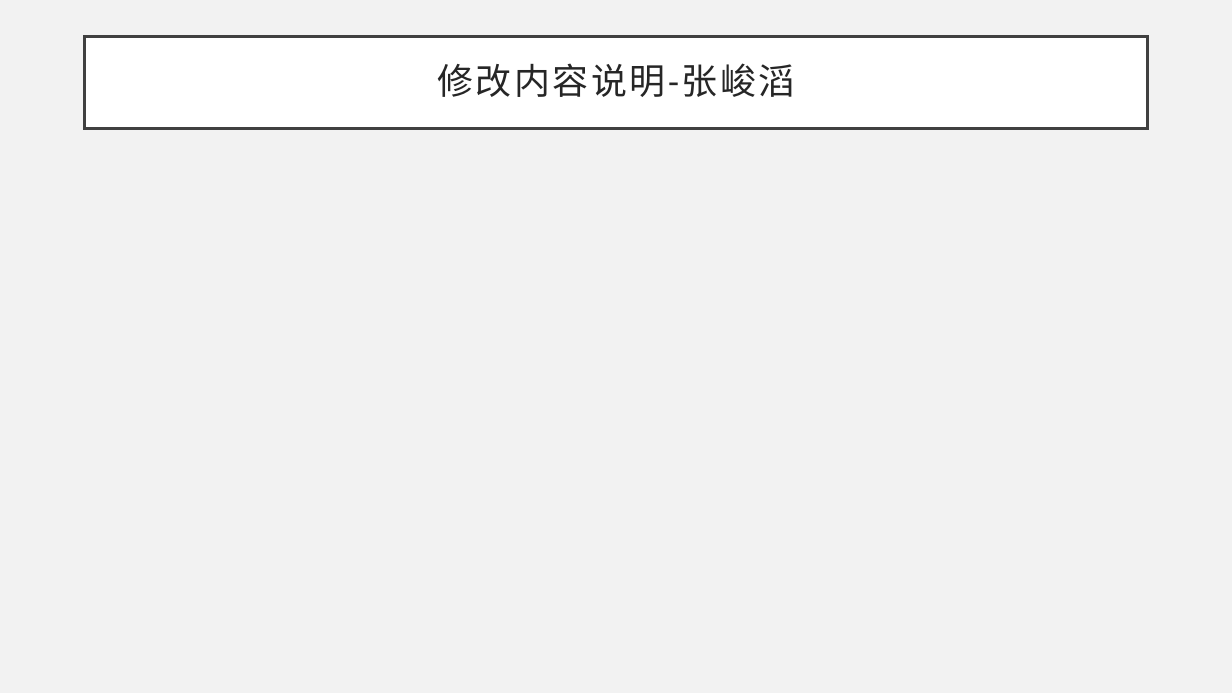
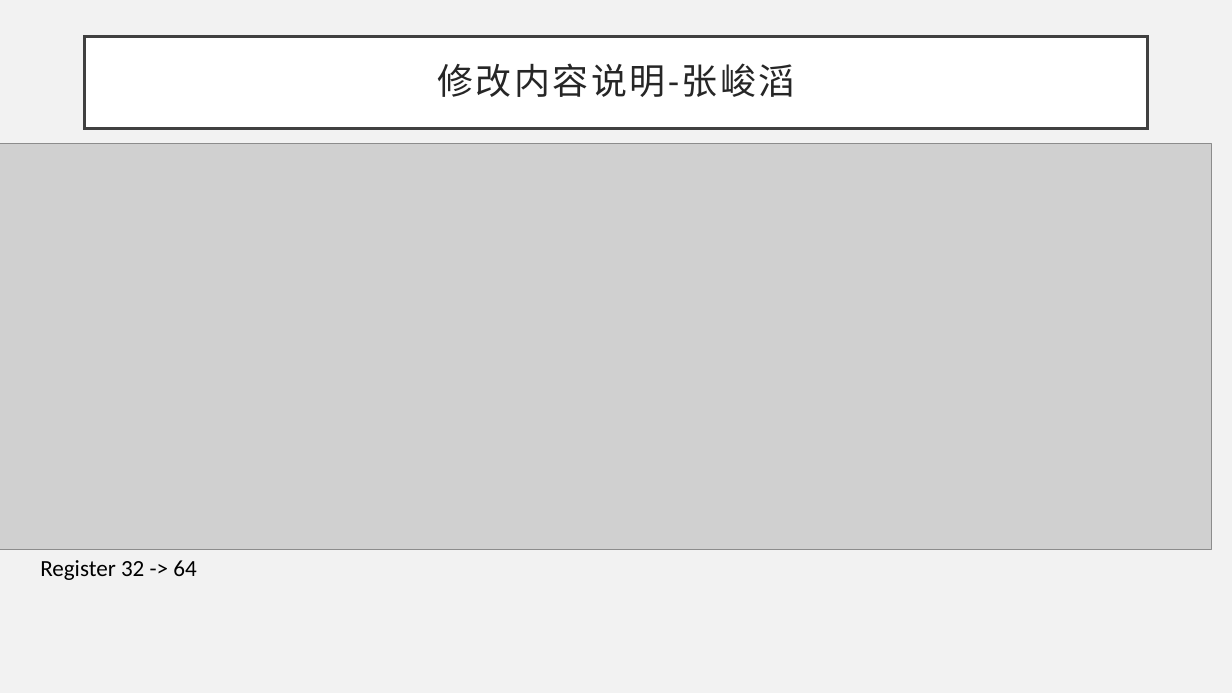
Before and after one commit to Flytortoise/ECNU_ComputerArchitecture, a slide deck: slide 14 of PPT/第二组-实验一讲解.pptx. Drawn at 1232x693 pixels with LibreOffice and Linux fonts; fonts in the diff are those of the drawing; grey boxes stand for pictures. Boxes give left, top, right and bottom in pixels: in the first picture for what was removed or moved away, otherwise in the second. Text is boxed around its words. In the diff, an @@ line names an element or a change of style, - is before the commit and + after.

```diff
--- a/PPT/第二组-实验一讲解.pptx
+++ b/PPT/第二组-实验一讲解.pptx
@@ picture added at (0,144,1212,550) @@
@@ text added at (40,560,196,580), 18 pt, text #000000 @@
+Register 32 -> 64
```
Also in this commit, not shown: 2 slides added.
